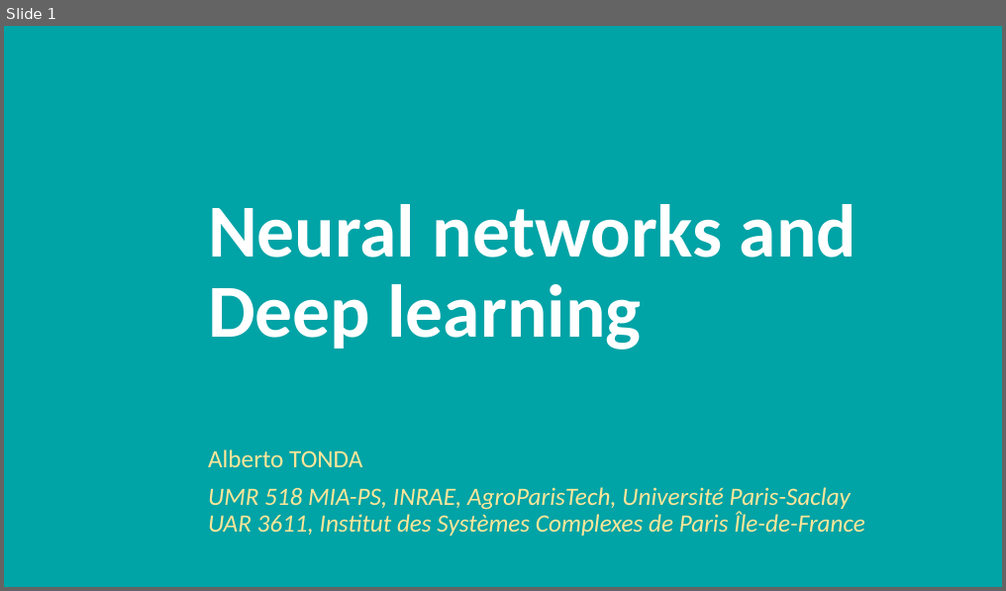
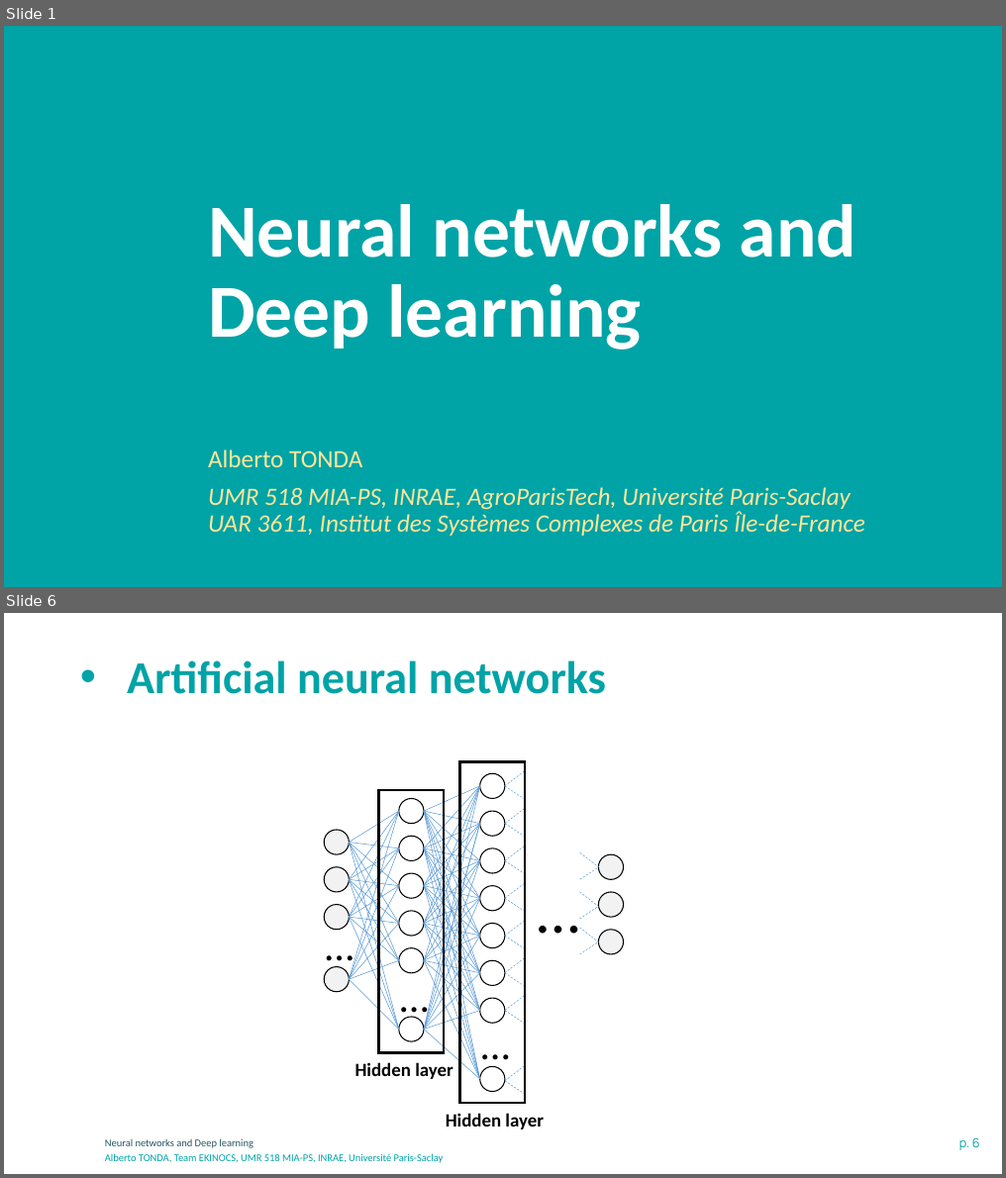
Before and after one commit to albertotonda/teaching, a slide deck: optimization-methods-for-artificial-intelligence/ml-neural-networks.pptx. Shown one above the other, each under a label of ours: slide 1 before the commit, slides 1 and 6 after it; the slides between them are not shown. The pictures are 1006x591 and 1006x1178 pixels, drawn with LibreOffice and Linux fonts; fonts in the diff are those of the drawing; background and template pictures are left out. Boxes give left, top, right and bottom in pixels: in the first picture for what was removed or moved away, otherwise in the second. Text is boxed around its words. In the diff, an @@ line names an element or a change of style, - is before the commit and + after.

```diff
--- a/optimization-methods-for-artificial-intelligence/ml-neural-networks.pptx
+++ b/optimization-methods-for-artificial-intelligence/ml-neural-networks.pptx
@@ slide 6 added at (4,613,1002,1174), background #FFFFFF @@
@@ title added at (127,661,606,694), 44 pt, text #00A3A6, bold @@
+• Artificial neural networks
@@ rectangle added at (379,790,445,1054), outline #000000 2.25 pt @@
@@ rectangle added at (460,761,525,1103), outline #000000 2.25 pt @@
@@ group added at (318,771,623,1093): 94 lines, 21 ellipses, 4 texts @@
+…
+…
+…
+…
@@ text added at (355,1062,453,1079), 18 pt, text #000000, bold @@
+Hidden layer
@@ text added at (446,1113,544,1130), 18 pt, text #000000, bold @@
+Hidden layer
@@ text added at (105,1139,253,1149), 10 pt, text #275662 @@
+Neural networks and Deep learning
@@ page number added at (959,1138,980,1151), 12 pt, text #00A3A6 @@
+p. 6
@@ text added at (105,1154,444,1163), 10 pt, text #00A3A6 @@
+Alberto TONDA, Team EKINOCS, UMR 518 MIA-PS, INRAE, Université Paris-Saclay
```
Also in this commit, not shown: 10 slides changed, 12 other slides added, 3 other files.
